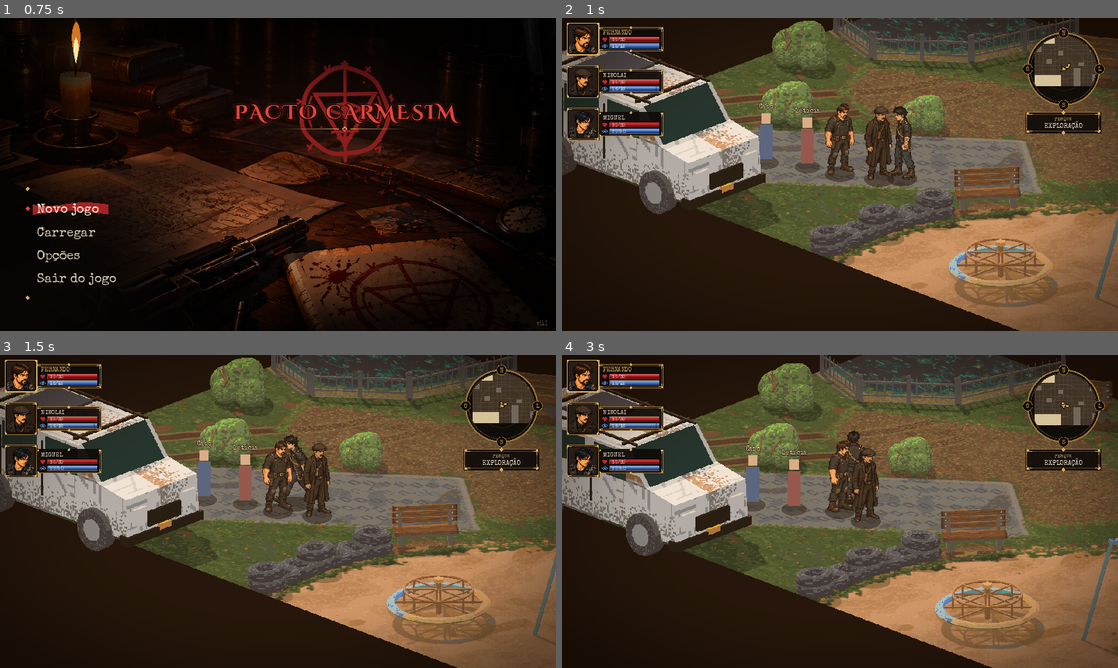
Above: before the commit, frames 1-4 (two rows, left to right).
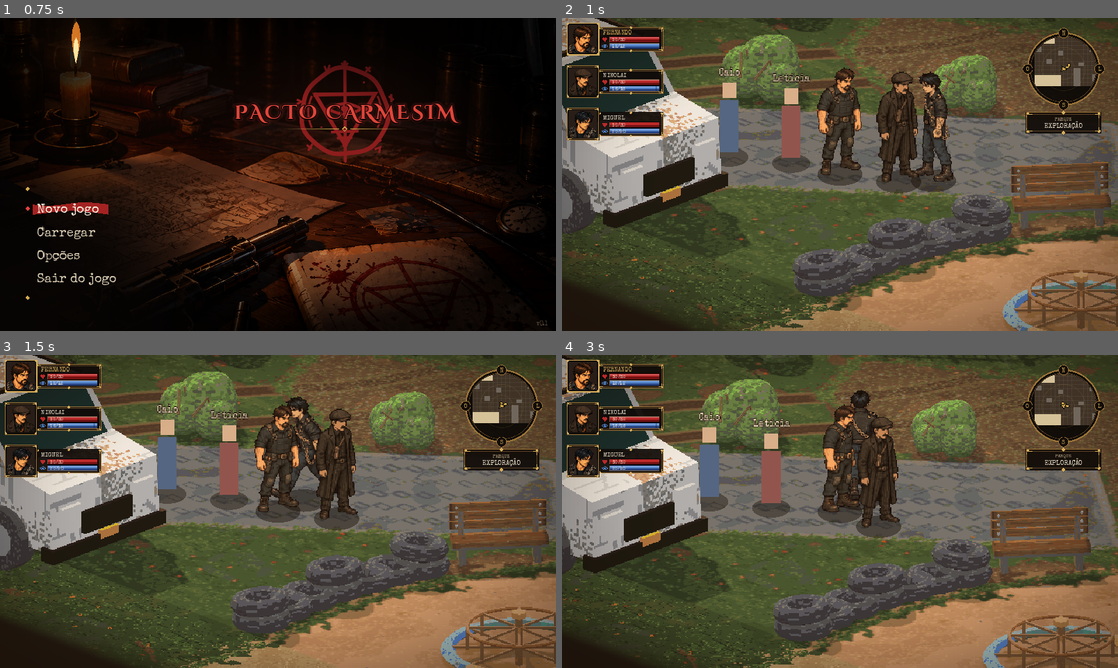
Above: after the commit, the same moments.

Repository: Brombilaa/game
Game: Godot game, scene res://scenes/menu/main_menu.tscn
The game is run twice, just before and just after one commit, with the same random seed, the same clock (stepped at 60 frames per second) and the same inputs.
Inputs (mouse positions are in pixels of both pictures, inside the frame that each line leads up to):
- Up to frame 1 (0.75 s): tap Enter (ui_accept) at 0.5 s; hold Right (ui_right) from 0.53 s (still down); tap R at 0.6 s; click (278, 174) at 0.67 s
- Up to frame 2 (1 s): keep holding Right (ui_right); tap Enter (ui_accept) at 0.77 s
- Up to frame 3 (1.5 s): move the mouse to (166, 527) at 1.27 s; release Right (ui_right) at 1.28 s; hold Down (ui_down) from 1.28 s (still down); tap Space at 1.35 s
- Up to frame 4 (3 s): tap Enter (ui_accept) at 1.52 s; move the mouse to (895, 442) at 2.02 s; release Down (ui_down) at 2.03 s; hold Right (ui_right) 2.03-2.78 s; tap Tab at 2.1 s; move the mouse to (812, 574) at 2.77 s; hold Up (ui_up) from 2.78 s (still down); tap 1 at 2.85 s; click (812, 574) at 2.92 s

Frame 1 is identical in both runs. In frame 2, 69% of the frame differs, in the area x 0-100%, y 0-100%; in frame 3, 68%; in frame 4, 69%.
Error in both runs: Cannot call method 'set_input_as_handled' on a null value. (res://scripts/ui/main_menu.gd:358)

Commit message:
Parque: câmera 1,5x com fundo estendido e névoa curta; entardecer mais leve
Terreno e lago continuam além do mapa (script em tools/cenarios), o canto some em névoa
redonda feita do borrão das próprias cores, o HUD mantém o tamanho na tela.

Co-Authored-By: Claude Sonnet 5.5 <noreply@anthropic.com>
Claude-Session: https://claude.ai/code/session_01EDsCLD53ZdD8X5Veo2XZN1

Diff:
--- a/data/cenarios/parque.json
+++ b/data/cenarios/parque.json
@@ -6,6 +6,11 @@
 		"arquivo": "res://assets/sprites/cenario/parque/fundo.png",
 		"_origem": "ponto da imagem (px) onde cai o ponto (0, 0) da sala; a imagem foi renderizada com 48 px por unidade na horizontal e 18,13 px na vertical (câmera de 22°, não os 24 px do losango 2:1 da sala de teste)",
 		"origem": [760, 133],
+    "estendido": {
+      "arquivo": "res://assets/sprites/cenario/parque/fundo_estendido.png",
+      "_origem": "terreno e lago estendidos além do mapa (tools/cenarios/estender_fundo.py); pos é o canto da imagem em px do fundo",
+      "pos": [-84, 86]
+    },
 		"escala_tela": [48.0, 18.13]
 	},
 	"_oclusores": "recortes do fundo (mesmos pixels) desenhados por cima de quem está atrás do objeto; pos = canto do recorte na imagem do fundo; a ordem usa o retângulo de colisão de mesmo id (gerados por fonte_3d/shot3.js)",
--- a/scripts/core/scenario.gd
+++ b/scripts/core/scenario.gd
@@ -9,6 +9,8 @@
 var size := Vector2.ZERO
 var backdrop_path := ""
 var backdrop_origin := Vector2.ZERO  # ponto da imagem (px) onde cai o ponto (0, 0) da sala
+var extended_path := ""  # fundo estendido além do mapa (opcional)
+var extended_pos := Vector2.ZERO  # canto da imagem estendida, em px do fundo
 var screen_scale := Vector2.ZERO  # px de tela por unidade da sala, em x e em y
 var party_start: Array[Vector2] = []
 var npcs := {}  # id -> posição
@@ -112,6 +114,9 @@
 	var bg: Dictionary = data.get("fundo", {})
 	backdrop_path = str(bg.get("arquivo", ""))
 	backdrop_origin = _vec(bg.get("origem"))
+	var ext: Dictionary = bg.get("estendido", {})
+	extended_path = str(ext.get("arquivo", ""))
+	extended_pos = _vec(ext.get("pos"))
 	screen_scale = _vec(bg.get("escala_tela"))
 	if id == "" or size == Vector2.ZERO or screen_scale == Vector2.ZERO:
 		errors.append("faltam id, tamanho ou escala_tela")
--- a/scripts/exploration/parque.gd
+++ b/scripts/exploration/parque.gd
@@ -16,14 +16,16 @@
 const CLUE_CLICK_FACTOR := 0.7  # fração do raio da pista em que o clique vale
 const CLUE_HINT_RANGE := 260.0  # o brilho da pista aparece quando o controlado chega perto
 const STAND_FACTOR := 0.85  # distância de parada, em fração do raio da pista
-const DUSK_TINT := Color(0.95, 0.55, 0.2, 0.13)  # véu do entardecer quente (Léo escolheu o modelo A, 30/10)
-const VOID_COLOR := Color(0.03, 0.02, 0.02)  # o que está além da borda do parque
+const DUSK_TINT := Color(0.95, 0.55, 0.2, 0.09)  # véu do entardecer quente (Léo escolheu o modelo A, 30/10)
+const VOID_COLOR := Color(0.078, 0.07, 0.063)  # além da névoa do fundo estendido
+const CAMERA_ZOOM := 1.5  # câmera aproximada: o fundo estendido cobre o que ela mostra (Léo, 30/10)
 const VIGNETTE_SIZE := 128  # textura da vinheta, esticada sobre a tela
-const VIGNETTE_STRENGTH := 0.55
+const VIGNETTE_STRENGTH := 0.4
 const FRAME_BG := Color(0.063, 0.043, 0.031, 0.95)
 
 var scenario: Scenario
 var backdrop: Texture2D
+var extended: Texture2D  # fundo com terreno e lago além do mapa
 var occluder_textures := {}  # id -> recorte do fundo
 var seen_clues: Array[String] = []
 var pending_clue := ""
@@ -38,15 +40,25 @@
 	scenario = Scenario.load_id(SCENARIO_ID)
 	assert(scenario.ok(), "\n".join(scenario.errors))
 	backdrop = load(scenario.backdrop_path)
+	if scenario.extended_path != "":
+		extended = load(scenario.extended_path)
 	for o in scenario.occluders:
 		occluder_textures[o["id"]] = load(o["arquivo"])
 	_load_layout()
 	super()
 	var corners := [_iso(Vector2.ZERO), _iso(Vector2(scenario.size.x, 0)), _iso(Vector2(0, scenario.size.y)), _iso(scenario.size)]
-	camera.limit_left = int(corners[2].x) - 16
-	camera.limit_right = int(corners[1].x) + 16
-	camera.limit_top = int(corners[0].y) - 16
-	camera.limit_bottom = int(corners[3].y) + 16
+	camera.zoom = Vector2(CAMERA_ZOOM, CAMERA_ZOOM)
+	if extended:  # a câmera nunca sai da imagem estendida
+		var top_left := scenario.extended_pos - scenario.backdrop_origin
+		camera.limit_left = int(top_left.x)
+		camera.limit_top = int(top_left.y)
+		camera.limit_right = int(top_left.x) + extended.get_width()
+		camera.limit_bottom = int(top_left.y) + extended.get_height()
+	else:
+		camera.limit_left = int(corners[2].x) - 16
+		camera.limit_right = int(corners[1].x) + 16
+		camera.limit_top = int(corners[0].y) - 16
+		camera.limit_bottom = int(corners[3].y) + 16
 	vignette = _make_vignette()
 	_build_dialog()
 
@@ -124,6 +136,8 @@
 	var font := ThemeDB.fallback_font
 	var view := get_canvas_transform().affine_inverse() * Rect2(Vector2.ZERO, get_viewport_rect().size)
 	draw_rect(view, VOID_COLOR)  # fora do parque é escuro, não o cinza do render
+	if extended:
+		draw_texture(extended, scenario.extended_pos - scenario.backdrop_origin)
 	draw_texture(backdrop, -scenario.backdrop_origin)
 	if mode == Mode.EXPLORATION:
 		for e in enemies:
@@ -162,6 +176,18 @@
 	_draw_hud(font)
 	for p in popups:
 		_draw_popup(font, p)
+
+
+# Com a câmera aproximada o HUD é desenhado com a escala inversa ao zoom, para continuar do mesmo
+# tamanho na tela: ponto da tela s vira s - origem do canvas, e o zoom devolve o tamanho.
+func _hud_to_world() -> Transform2D:
+	return Transform2D(0.0, -get_canvas_transform().origin)
+
+
+func _draw_hud(font: Font) -> void:
+	draw_set_transform(Vector2.ZERO, 0.0, Vector2.ONE / CAMERA_ZOOM)
+	super(font)
+	draw_set_transform(Vector2.ZERO)
 
 
 # Figura provisória de NPC (corpo, cabeça e nome) até a arte do Caio e da Letícia existir.
--- a/scripts/exploration/test_room.gd
+++ b/scripts/exploration/test_room.gd
@@ -1232,7 +1232,7 @@
 # grupo à esquerda, ordem dos turnos no topo, radar à direita e, no turno do jogador, PA, ações e
 # fim do turno no rodapé. Desenhado em pixels da tela (960×540).
 func _draw_hud(font: Font) -> void:
-	var to_world := get_canvas_transform().affine_inverse()
+	var to_world := _hud_to_world()
 	for i in party.size():
 		_draw_sheet(font, party[i], to_world * _portrait_rect(i).position)
 	_draw_minimap(font, to_world)
@@ -1240,6 +1240,12 @@
 		_draw_turn_order(font, to_world)
 		if _player_ready():
 			_draw_actions(font, to_world)
+
+
+# Da posição na tela (960×540) para onde o HUD é desenhado. Com a câmera aproximada o parque desenha o
+# HUD com escala inversa ao zoom e troca isto por uma translação.
+func _hud_to_world() -> Transform2D:
+	return get_canvas_transform().affine_inverse()
 
 
 # Moldura A: placa escura, filete duplo de bronze e cantoneiras com voluta e losango.
--- a/tests/test_parque.gd
+++ b/tests/test_parque.gd
@@ -65,6 +65,16 @@
 	_check(img.get_pixel(mid, mid).a < 0.01, "o centro da vinheta fica livre")
 	_check(img.get_pixel(0, 0).a > 0.3, "a borda da vinheta escurece")
 
+	# Câmera aproximada com fundo estendido: o mapa inteiro fica dentro dos limites da câmera.
+	_check(room.camera.zoom.is_equal_approx(Vector2(1.5, 1.5)), "câmera em 1,5x")
+	_check(room.extended != null, "o fundo estendido carrega")
+	var limits := Rect2(room.camera.limit_left, room.camera.limit_top, room.camera.limit_right - room.camera.limit_left, room.camera.limit_bottom - room.camera.limit_top)
+	for corner in [Vector2.ZERO, Vector2(room.scenario.size.x, 0), Vector2(0, room.scenario.size.y), room.scenario.size]:
+		_check(limits.has_point(room._iso(corner)), "o canto do mapa fica dentro dos limites da câmera")
+	_check(limits.size.x > 1700 and limits.size.y > 650, "os limites cobrem o fundo estendido")
+	var hud_origin: Vector2 = room._hud_to_world() * Vector2.ZERO
+	_check(hud_origin.is_equal_approx(-room.get_canvas_transform().origin), "o HUD parte da origem do canvas, sem o zoom")
+
 	print("Falhas: %d" % failures)
 	quit(1 if failures > 0 else 0)
 
Binary file added: assets/sprites/cenario/parque/fundo_estendido.png
